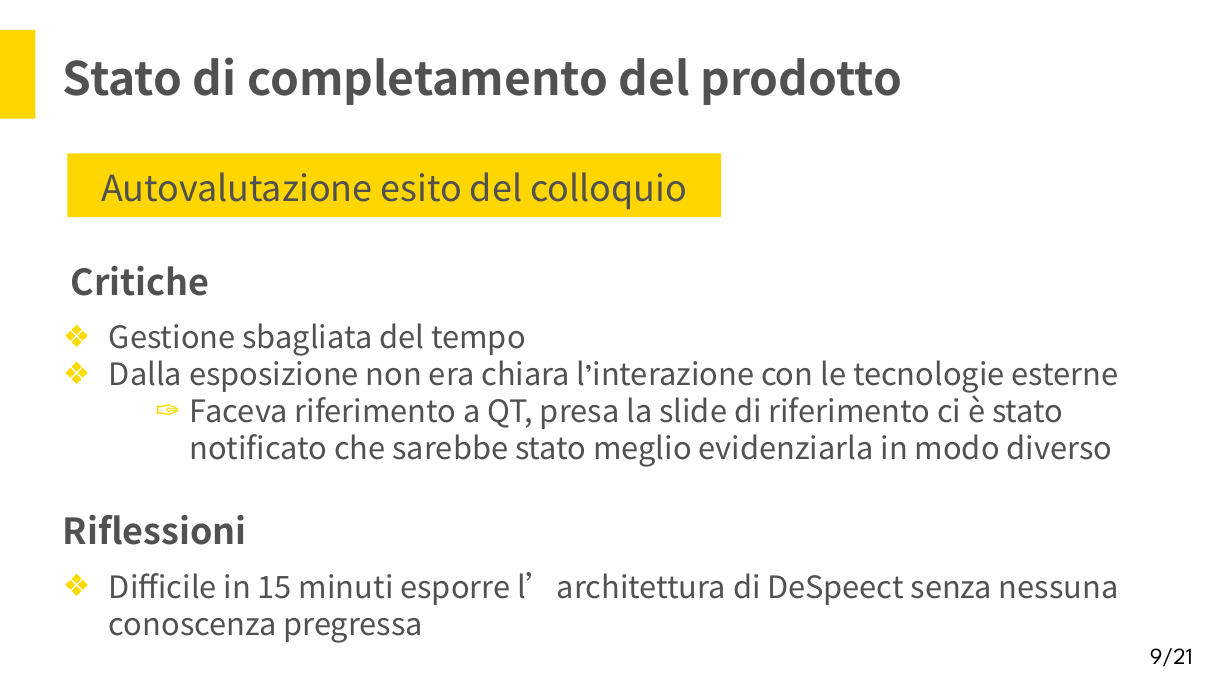
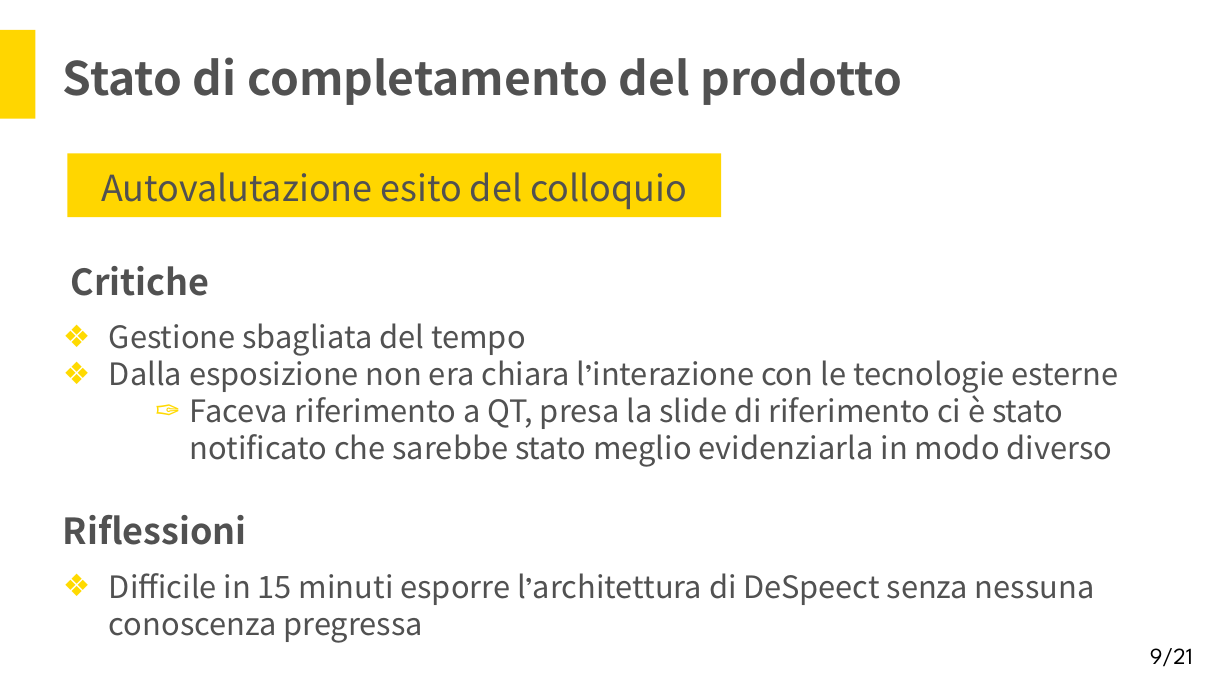
Before and after one commit to Italiaracerx/progettoSWE, a slide deck: slide 9 of Presentazioni/Presentazioni PQ/Presentazione RQ.pptx. Drawn at 1232x693 pixels with LibreOffice and Linux fonts; fonts in the diff are those of the drawing. Boxes give left, top, right and bottom in pixels: in the first picture for what was removed or moved away, otherwise in the second. Text is boxed around its words. In the diff, an @@ line names an element or a change of style, - is before the commit and + after.

```diff
--- a/Presentazioni/Presentazioni PQ/Presentazione RQ.pptx
+++ b/Presentazioni/Presentazioni PQ/Presentazione RQ.pptx
@@ text at box(109, 573, 1095, 643): font Noto Sans CJK SC to League Spartan in "l’architettura" @@
```
Also in this commit, not shown: 2 other slides changed.
